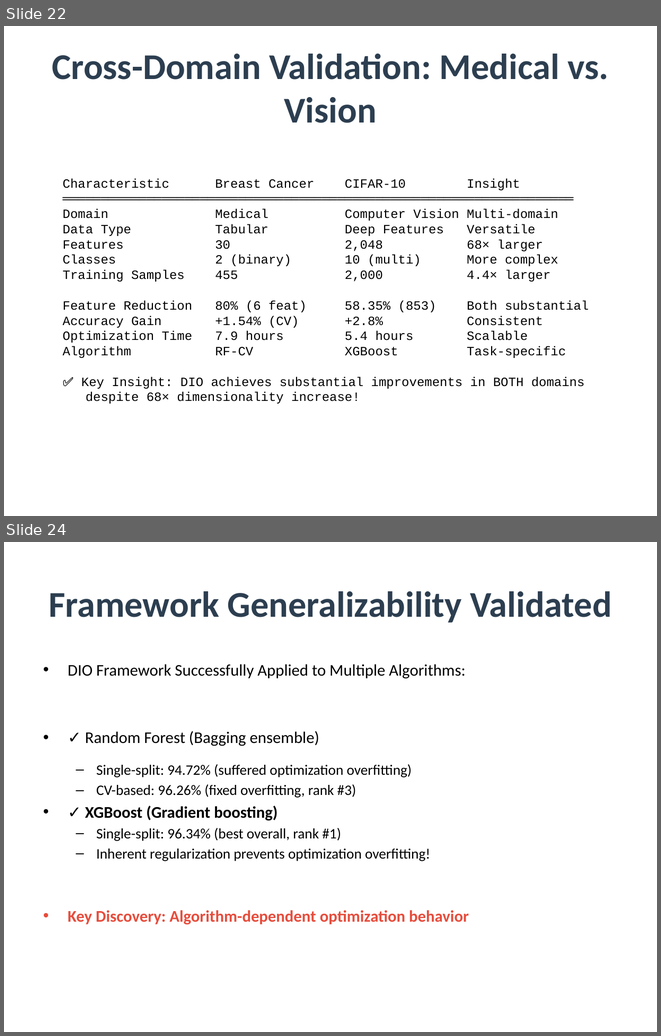
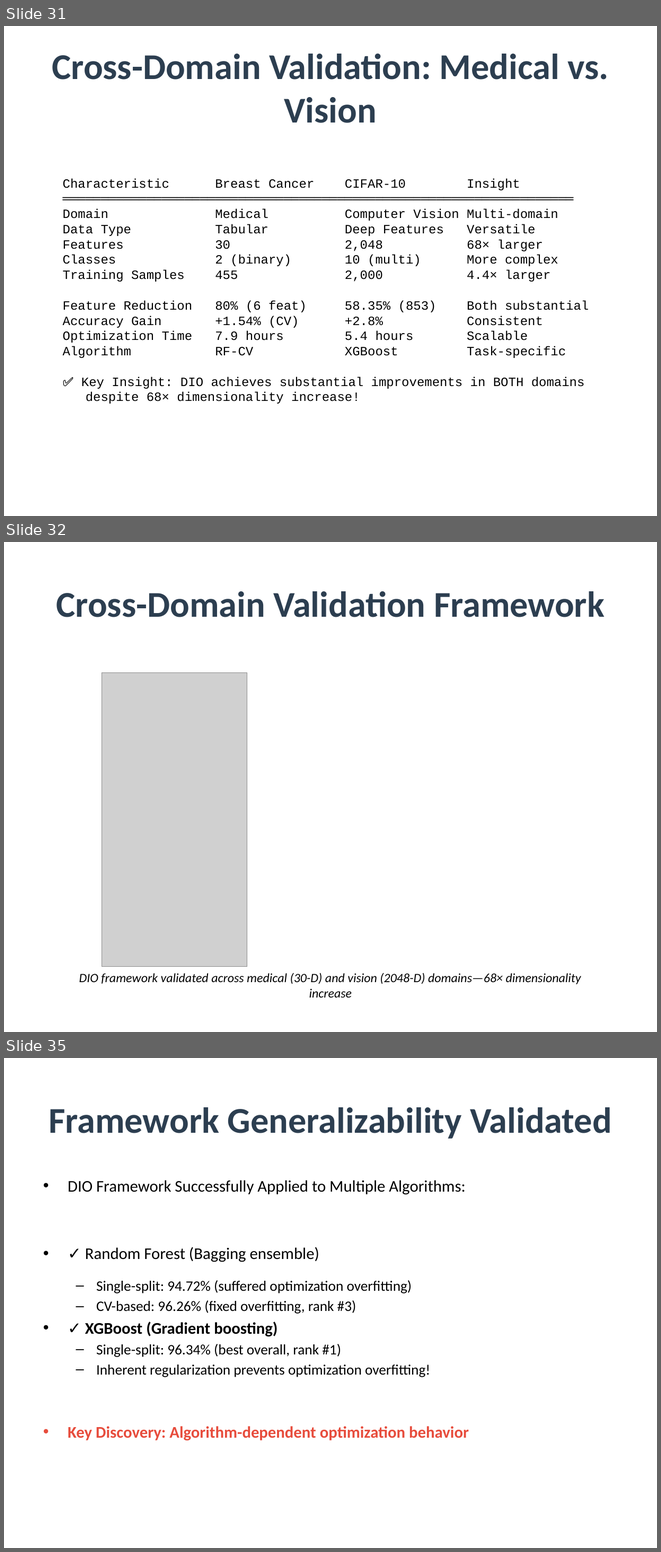
Before and after one commit to amine-dubs/dio-optimization, a slide deck: Presentation/DIO_Research_Presentation.pptx. Shown one above the other, each under a label of ours: slides 22 and 24 before the commit, slides 31, 32 and 35 after it; the slides between them are not shown. The pictures are 661x1036 and 661x1552 pixels, drawn with LibreOffice and Linux fonts; fonts in the diff are those of the drawing; grey boxes stand for pictures. Boxes give left, top, right and bottom in pixels: in the first picture for what was removed or moved away, otherwise in the second. Text is boxed around its words. In the diff, an @@ line names an element or a change of style, - is before the commit and + after.

```diff
--- a/Presentation/DIO_Research_Presentation.pptx
+++ b/Presentation/DIO_Research_Presentation.pptx
@@ slide 32 added at (4,542,657,1032), background #FFFFFF @@
@@ title added at (56,591,604,617), 40 pt, text #2C3E50, bold @@
+Cross-Domain Validation Framework
@@ picture added at (102,672,247,967) @@
@@ text added at (79,972,581,997), 14 pt, text #000000, italic @@
+DIO framework validated across medical (30-D) and vision (2048-D) domains—68× dimensionality increase
@@ what was slide 22 is now slide 31 @@
@@ what was slide 24 is now slide 35 @@
```
Also in this commit, not shown: 6 slides changed, 11 other slides added, 26 other files.
